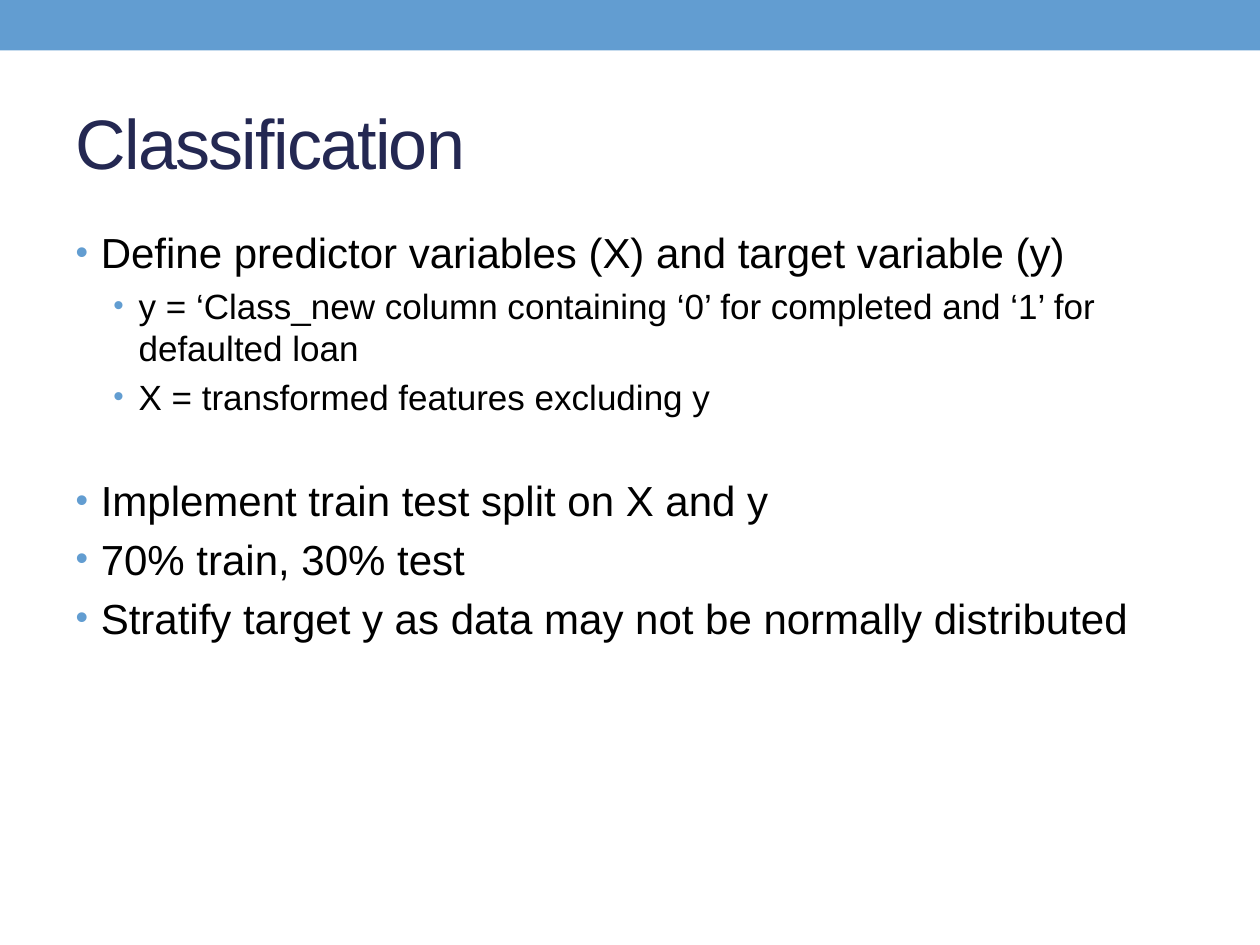
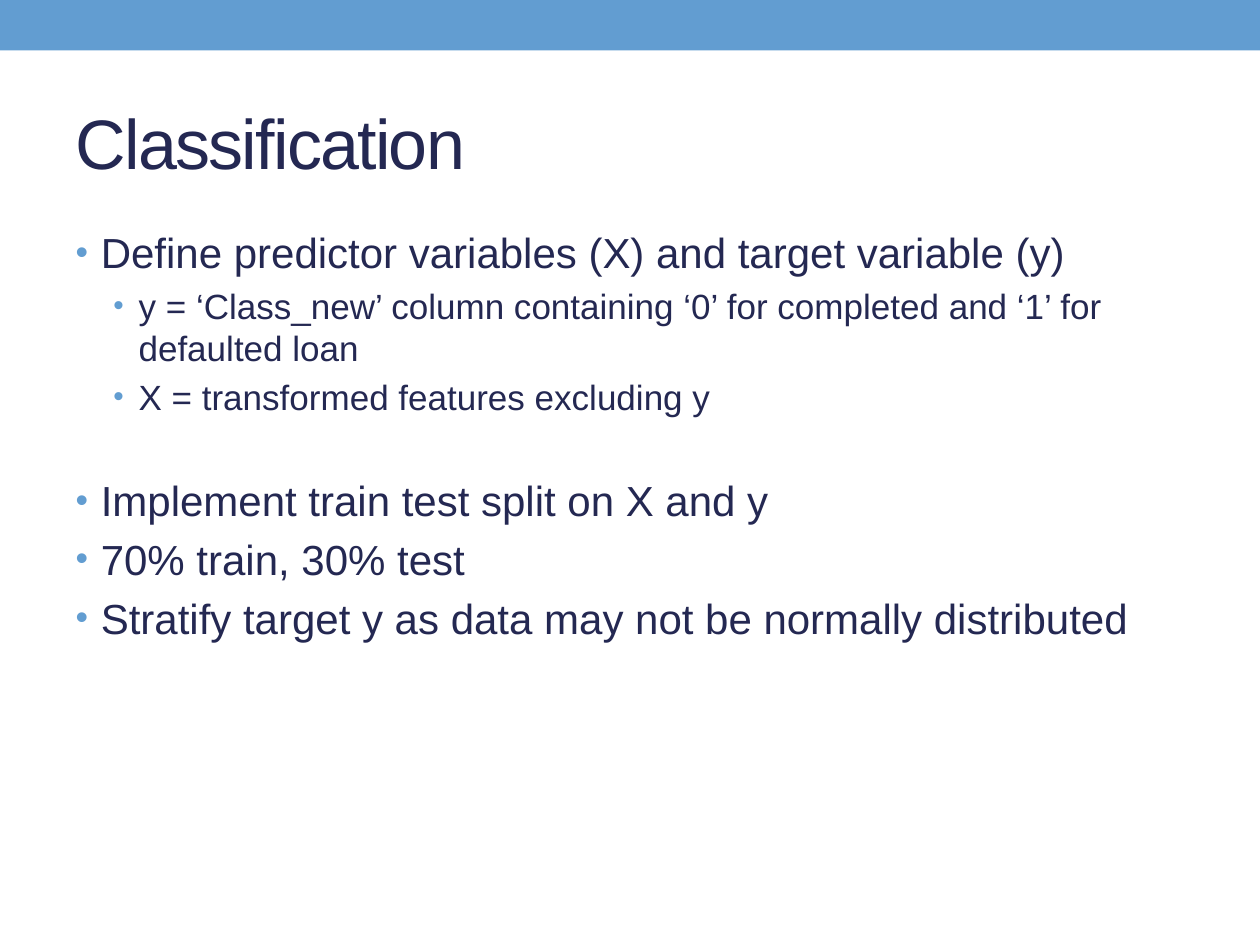
Before and after one commit to Son17/Data-Science-Projects, a slide deck: slide 18 of LG presentation.pptx (slide 24 before the commit). Drawn at 1260x945 pixels with LibreOffice and Linux fonts; fonts in the diff are those of the drawing. Boxes give left, top, right and bottom in pixels: in the first picture for what was removed or moved away, otherwise in the second. Text is boxed around its words. In the diff, an @@ line names an element or a change of style, - is before the commit and + after.

```diff
--- a/LG presentation.pptx
+++ b/LG presentation.pptx
@@ text at box(101, 237, 1128, 642): text colour #000000 to #242852 in "Define predictor variables (X) and target variable ...", "X = transformed features excluding y", "Implement train test split on X and ...", "70% train, 30% test" and 1 more places @@
@@ text at box(139, 293, 1101, 362): text changed; text colour #000000 to #242852 @@
-  • y = ‘Class_new column containing ‘0’ for completed and ‘1’ for defaulted loan
+  • y = ‘Class_new’ column containing ‘0’ for completed and ‘1’ for defaulted loan
```
Also in this commit, not shown: 28 other slides changed, 3 slides removed, 2 other files.
